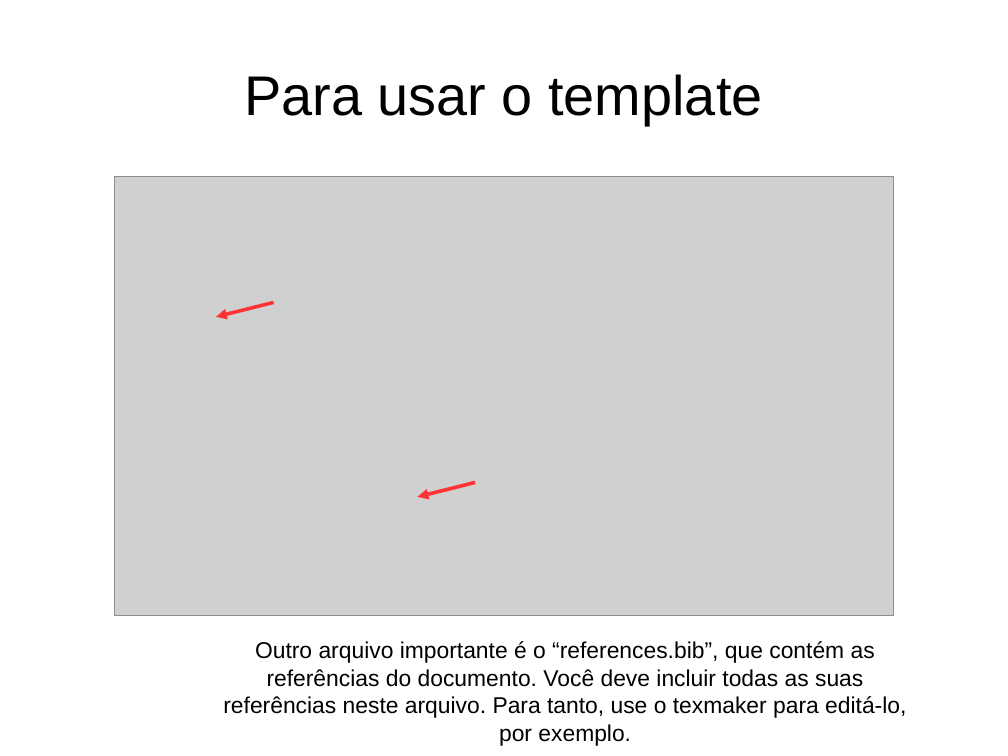
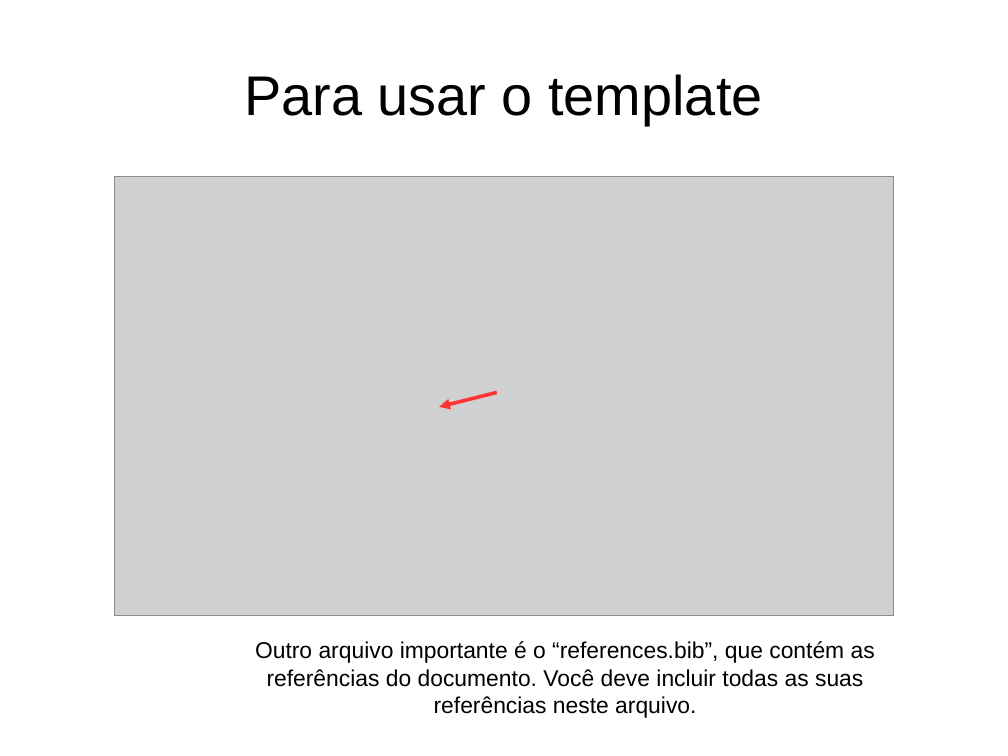
Before and after one commit to birocoles/Templates-geofisica-ON, a slide deck: slide 12 of Tutorial/tutorial_basico.odp (slide 15 before the commit). Drawn at 1008x756 pixels with LibreOffice and Linux fonts; fonts in the diff are those of the drawing; grey boxes stand for pictures. Boxes give left, top, right and bottom in pixels: in the first picture for what was removed or moved away, otherwise in the second. Text is boxed around its words. In the diff, an @@ line names an element or a change of style, - is before the commit and + after.

```diff
--- a/Tutorial/tutorial_basico.odp
+++ b/Tutorial/tutorial_basico.odp
@@ arrow removed from (273, 303) to (216, 316) @@
@@ arrow moved from (476, 483) - (418, 497) to (497, 392) - (439, 407) @@
@@ text at (255, 641, 875, 718): text changed @@
-Outro arquivo importante é o “references.bib”, que contém as referências do documento. Você deve incluir todas as suas referências neste arquivo. Para tanto, use o texmaker para editá-lo, por exemplo.
+Outro arquivo importante é o “references.bib”, que contém as referências do documento. Você deve incluir todas as suas referências neste arquivo.
```
Also in this commit, not shown: 11 other slides changed, 1 slide added, 3 slides removed, 3 other files.
